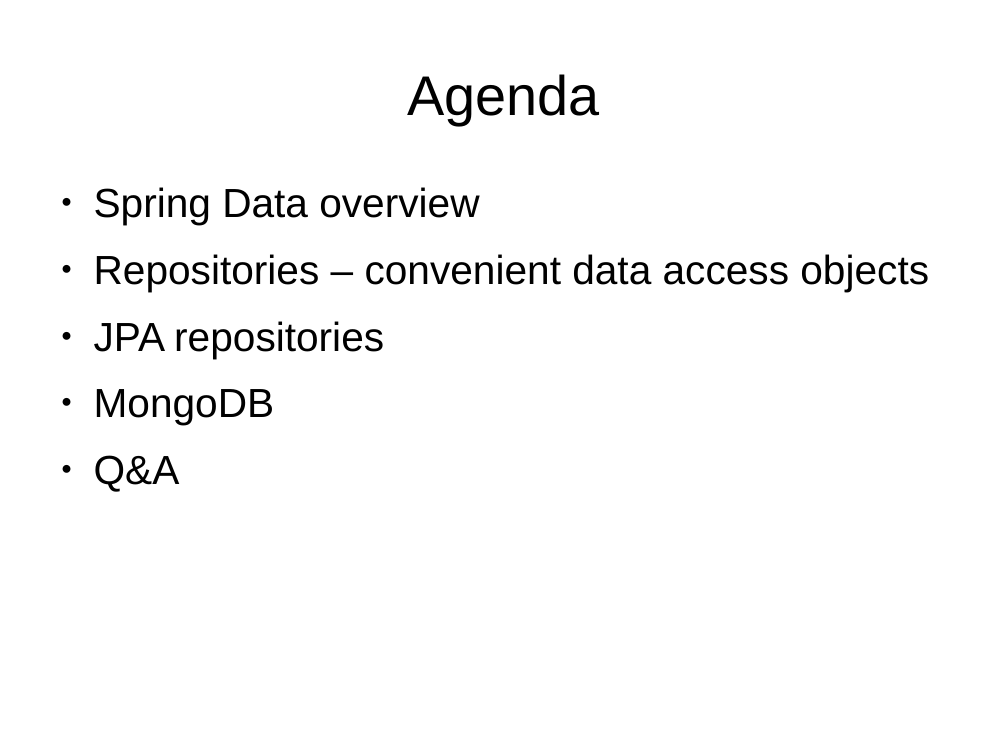
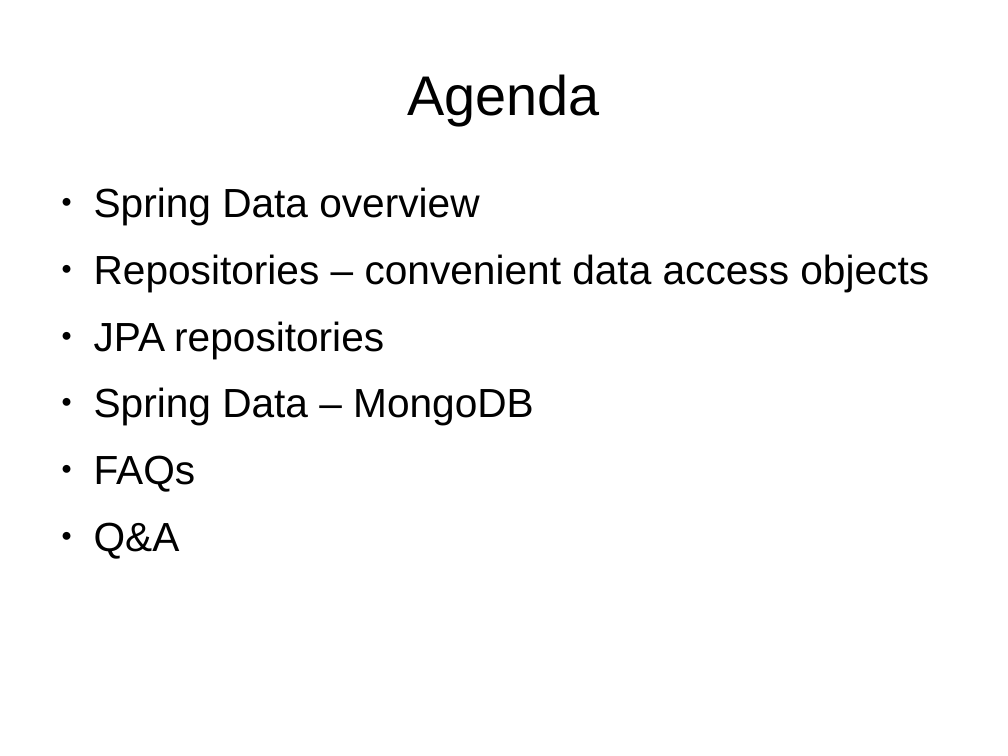
Before and after one commit to martinicr/spring-data-tech-talk, a slide deck: slide 2 of spring-data-mongodb.odp. Drawn at 1008x756 pixels with LibreOffice and Linux fonts; fonts in the diff are those of the drawing. Boxes give left, top, right and bottom in pixels: in the first picture for what was removed or moved away, otherwise in the second. Text is boxed around its words. In the diff, an @@ line names an element or a change of style, - is before the commit and + after.

```diff
--- a/spring-data-mongodb.odp
+++ b/spring-data-mongodb.odp
@@ text at (94,387,534,492): text changed @@
-● MongoDB
+● Spring Data – MongoDB
+● FAQs
```
Also in this commit, not shown: 1 other slide changed, 2 slides added.
